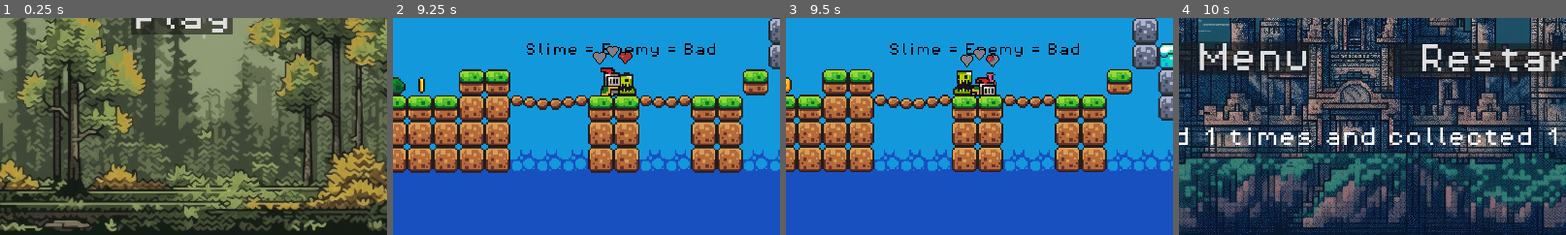
Above: before the commit, frames 1-4 (left to right).
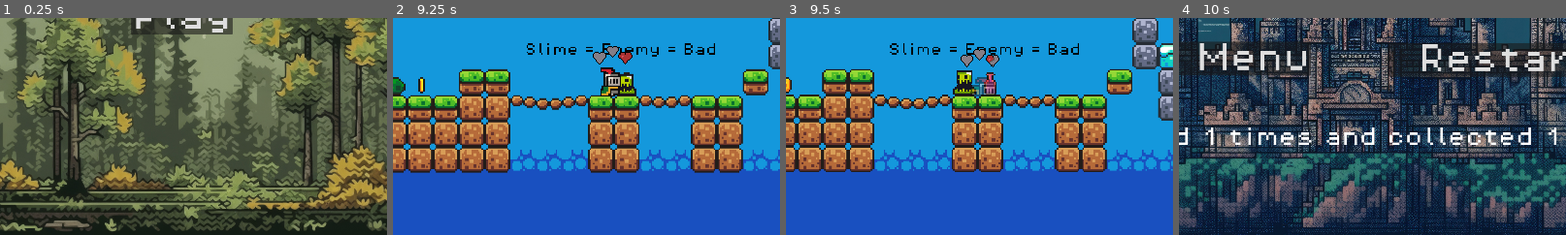
Above: after the commit, the same moments.

Repository: WoBen07/Platformer_Game
Game: Godot game, scene res://scenes/game.tscn
Two runs of this game, one before a commit and one after it. Both use one fixed random seed, a clock stepped at 60 frames per second and the inputs below. Sound files missing from this copy of the repository are replaced by a short silence.
Inputs:
- Up to frame 1 (0.25 s): no input
- Up to frame 2 (9.25 s): click "Play" at 0.5 s; hold Right (move_right) 1.28-2.78 s; tap Space (jump) at 1.52, 2.27, 3.77, 4.52, 5.27, 6.77, 7.52, 8.27 s; hold A (move_left) 2.78-3.53 s; hold Right (move_right) 3.53-5.03 s; hold A (move_left) 5.03-5.78 s; hold Right (move_right) 5.78-6.53 s; hold A (move_left) 6.53-8.03 s; hold Right (move_right) from 8.03 s (still down)
- Up to frame 3 (9.5 s): keep holding Right (move_right)
- Up to frame 4 (10 s): keep holding Right (move_right); tap Space (jump) at 9.77 s
The pictures show only the part of the screen within x 27-76%, y 50-100%; the shares and areas given below are measured in that part.

Frames 1-2 are identical in both runs. In frame 3, 0.4% of the frame differs, in the area x 47-55%, y 27-37%; in frame 4, nothing differs.

Commit message:
Bugfixes and Endanimation

Diff:
--- a/scenes/music.tscn
+++ b/scenes/music.tscn
@@ -4,6 +4,6 @@
 
 [node name="Music" type="AudioStreamPlayer2D"]
 stream = ExtResource("1_nn1bp")
-volume_db = -3.169
+volume_db = -10.0
 autoplay = true
 bus = &"Music"
--- a/scenes/player.tscn
+++ b/scenes/player.tscn
@@ -22,6 +22,22 @@
 atlas = ExtResource("1_8a5vn")
 region = Rect2(96, 224, 32, 32)
 
+[sub_resource type="AtlasTexture" id="AtlasTexture_q5ng2"]
+atlas = ExtResource("1_8a5vn")
+region = Rect2(64, 128, 32, 32)
+
+[sub_resource type="AtlasTexture" id="AtlasTexture_otn7g"]
+atlas = ExtResource("1_8a5vn")
+region = Rect2(96, 128, 32, 32)
+
+[sub_resource type="AtlasTexture" id="AtlasTexture_cv65g"]
+atlas = ExtResource("1_8a5vn")
+region = Rect2(128, 128, 32, 32)
+
+[sub_resource type="AtlasTexture" id="AtlasTexture_cffuf"]
+atlas = ExtResource("1_8a5vn")
+region = Rect2(160, 128, 32, 32)
+
 [sub_resource type="AtlasTexture" id="AtlasTexture_qcgev"]
 atlas = ExtResource("1_8a5vn")
 region = Rect2(0, 192, 32, 32)
@@ -140,6 +156,23 @@
 "loop": false,
 "name": &"die",
 "speed": 20.0
+}, {
+"frames": [{
+"duration": 1.0,
+"texture": SubResource("AtlasTexture_q5ng2")
+}, {
+"duration": 1.0,
+"texture": SubResource("AtlasTexture_otn7g")
+}, {
+"duration": 1.0,
+"texture": SubResource("AtlasTexture_cv65g")
+}, {
+"duration": 1.0,
+"texture": SubResource("AtlasTexture_cffuf")
+}],
+"loop": false,
+"name": &"finish",
+"speed": 7.0
 }, {
 "frames": [{
 "duration": 1.0,
@@ -355,7 +388,7 @@
 [node name="Sprite" type="AnimatedSprite2D" parent="."]
 position = Vector2(0, -12)
 sprite_frames = SubResource("SpriteFrames_ncux4")
-animation = &"hit"
+animation = &"finish"
 autoplay = "idle"
 frame = 3
 frame_progress = 1.0
--- a/scripts/endmarker.gd
+++ b/scripts/endmarker.gd
@@ -10,7 +10,8 @@
 		return  # Ignore extra triggers
 	has_triggered = true
 	print("Body entered:", body.name)
-
+	if body.has_method("reached_end"):
+		body.reached_end()
 	animated_sprite.play("finish")
 	finish.play()
 	 # Wait for both animation and sound to finish before moving to next level
--- a/scripts/killzone.gd
+++ b/scripts/killzone.gd
@@ -4,7 +4,8 @@
 
 
 func _on_body_entered(body: Node2D) -> void:
-	LevelManager.load_restart_menu()
+	if body.has_method("respawn"):
+		body.respawn()
 
 
 
--- a/scripts/player.gd
+++ b/scripts/player.gd
@@ -1,22 +1,22 @@
 extends CharacterBody2D
 
-
-const SPEED = 130.0
-const JUMP_VELOCITY = -300.0
 @onready var animated_sprite: AnimatedSprite2D = $Sprite
 @onready var collision_shape_2d: CollisionShape2D = $CollisionShape2D
 @onready var audio_stream_player: AudioStreamPlayer2D = $Die
 @onready var hit: AudioStreamPlayer2D = $Hit
-
+@onready var heart_1: AnimatedSprite2D = $HeartContainer/Heart1
+@onready var heart_2: AnimatedSprite2D = $HeartContainer/Heart2
+@onready var heart_3: AnimatedSprite2D = $HeartContainer/Heart3
+@onready var heart_container: Node2D = $HeartContainer
+@onready var spawn_point = global_position
 
 var is_dead = false
 var is_loading_next_level = false
 var lives = 3
 var is_invincable = false
-@onready var heart_1: AnimatedSprite2D = $HeartContainer/Heart1
-@onready var heart_2: AnimatedSprite2D = $HeartContainer/Heart2
-@onready var heart_3: AnimatedSprite2D = $HeartContainer/Heart3
-@onready var heart_container: Node2D = $HeartContainer
+const SPEED = 130.0
+const JUMP_VELOCITY = -300.0
+var controls_disabled = false
 
 func _ready():
 	var tween = get_tree().create_tween()
@@ -25,18 +25,20 @@
 	tween.tween_property(heart_container, "position:y", heart_container.position.y + 1.5, 0.5).set_trans(Tween.TRANS_SINE)
 	add_to_group("player")
 
+func respawn():
+	if lives > 0:
+		lives -= 1
+		global_position = spawn_point
+		update_lives()
+		make_invincable()
+	else:
+		player_die()
 
-func player_is_hit():
-	Engine.time_scale = 0.5
-	if is_dead or is_invincable:
-		return
-	is_invincable = true
-	lives -= 1
+func update_lives():
 	if lives == 2:
 		heart_1.play()
 		hit.play()
 		animated_sprite.play("hit")
-
 	elif lives == 1:
 		heart_2.play()
 		hit.play()
@@ -48,9 +50,20 @@
 		LevelManager.deaths += 1
 		Engine.time_scale = 1.0
 		return
+
+func make_invincable():
+	animated_sprite.modulate = Color(1, 1, 1, 0.5)  # Make semi-transparent
+	$InvincibilityTimer.start()
+
+func player_is_hit():
+	Engine.time_scale = 0.5
+	if is_dead or is_invincable:
+		return
+	is_invincable = true
+	lives -= 1
+	update_lives()
 	if is_invincable:
-		animated_sprite.modulate = Color(1, 1, 1, 0.5)  # Make semi-transparent
-		$InvincibilityTimer.start()
+		make_invincable()
 
 func _on_invincibility_timer_timeout():
 	# Re-enable collision after invincibility ends
@@ -58,8 +71,17 @@
 	Engine.time_scale = 1.0
 	animated_sprite.modulate = Color(1, 1, 1, 1)  # Restore normal appearance
 
+func reached_end():
+	if controls_disabled:
+		return
+	controls_disabled = true
+	heart_container.visible = false
+	velocity.x = 0  # Stop horizontal movement
+	animated_sprite.play("finish")
 
-
+	await get_tree().create_timer(3.0).timeout  # Wait a second
+	controls_disabled = false  # Re-enable movement (if needed)
+	heart_container.visible = true
 
 func player_die():
 		if is_dead:
@@ -77,12 +99,6 @@
 
 		# Wait for the sound to finish (optional, if it's longer than the animation)
 		await audio_stream_player.finished
-
-		# Remove collision shape
-
-
-		# Load the restart menu AFTER animation and sound are done
-
 		Engine.time_scale = 1.0
 		LevelManager.load_restart_menu()
 
@@ -98,6 +114,10 @@
 
 	if animated_sprite.animation == "hit" and not animated_sprite.frame == animated_sprite.sprite_frames.get_frame_count("hit") - 1:
 		return  # Wait until hit animation is finished
+
+	if controls_disabled:
+		move_and_slide()
+		return
 
 	if not is_on_floor():
 		velocity += get_gravity() * delta
Binary file changed: assets/sprites/knight.png
Not shown: 1 places in scenes/player.tscn that only renumber resources
